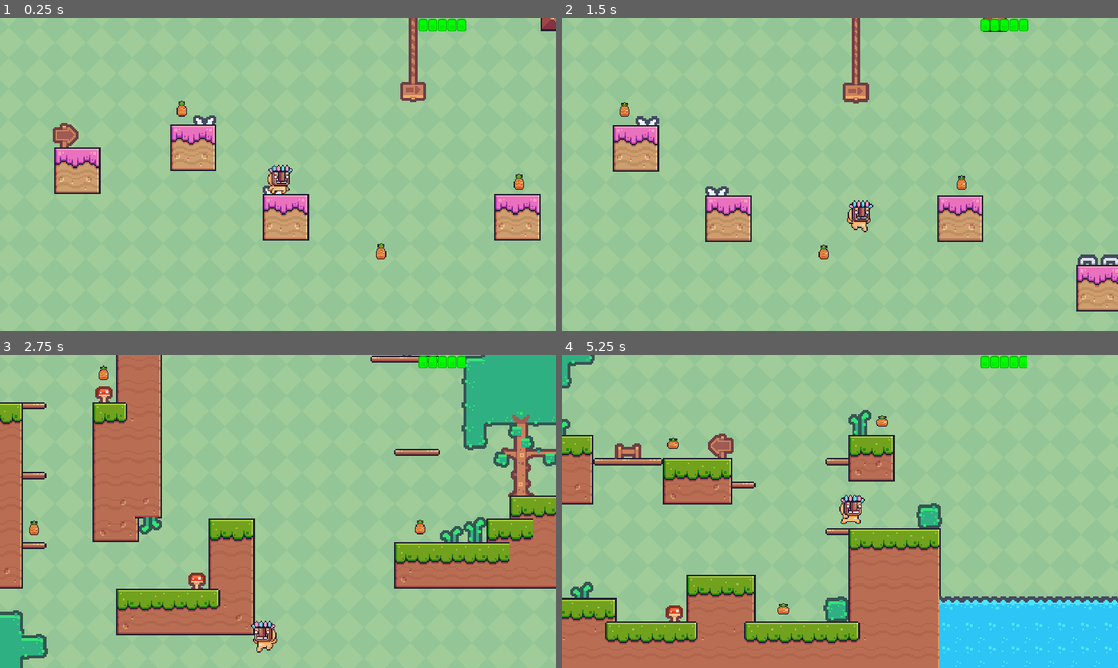
Above: before the commit, frames 1-4 (two rows, left to right).
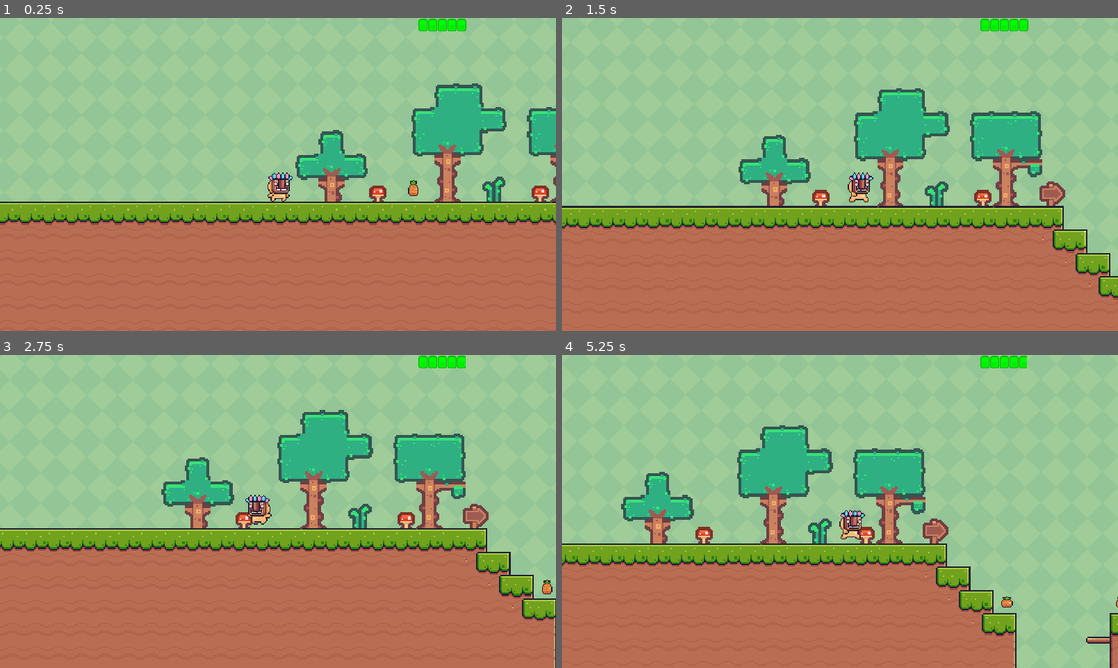
Above: after the commit, the same moments.

Repository: Intersmester-game-dev-imt/Renewables
Game: Godot game, scene res://main.tscn
Two runs of this game, one before a commit and one after it. Both use one fixed random seed, a clock stepped at 60 frames per second and the inputs below.
Inputs:
- Up to frame 1 (0.25 s): no input
- Up to frame 2 (1.5 s): hold Right (right) from 0.53 s (still down); tap E (interact) at 0.6, 1.35 s; tap Up (jump) at 0.77 s
- Up to frame 3 (2.75 s): tap Up (jump) at 1.52 s; release Right (right) at 2.03 s; hold Left (left) from 2.03 s (still down); tap E (interact) at 2.1 s
- Up to frame 4 (5.25 s): release Left (left) at 2.78 s; hold Right (right) 2.78-4.28 s; tap E (interact) every 0.75 s from 2.85 to 5.1 s; tap Up (jump) at 3.02, 3.77, 4.52 s; hold Left (left) 4.28-5.03 s; hold Right (right) from 5.03 s (still down)

The runs differ from the first frame. In frame 1, 52% of the frame differs, in the area x 0-100%, y 0-100%; in frame 2, 50%; in frame 3, 63%; in frame 4, 38%.

Commit message:
update character start point

Diff:
--- a/main.tscn
+++ b/main.tscn
@@ -1258,7 +1258,7 @@
 
 [node name="Character" parent="." instance=ExtResource("3_wo8iq")]
 z_index = 1
-position = Vector2(655.866, -1119.56)
+position = Vector2(-903.224, 539.499)
 
 [node name="Camera2D" type="Camera2D" parent="Character"]
 position = Vector2(1.3113e-06, -5.0962e-06)
